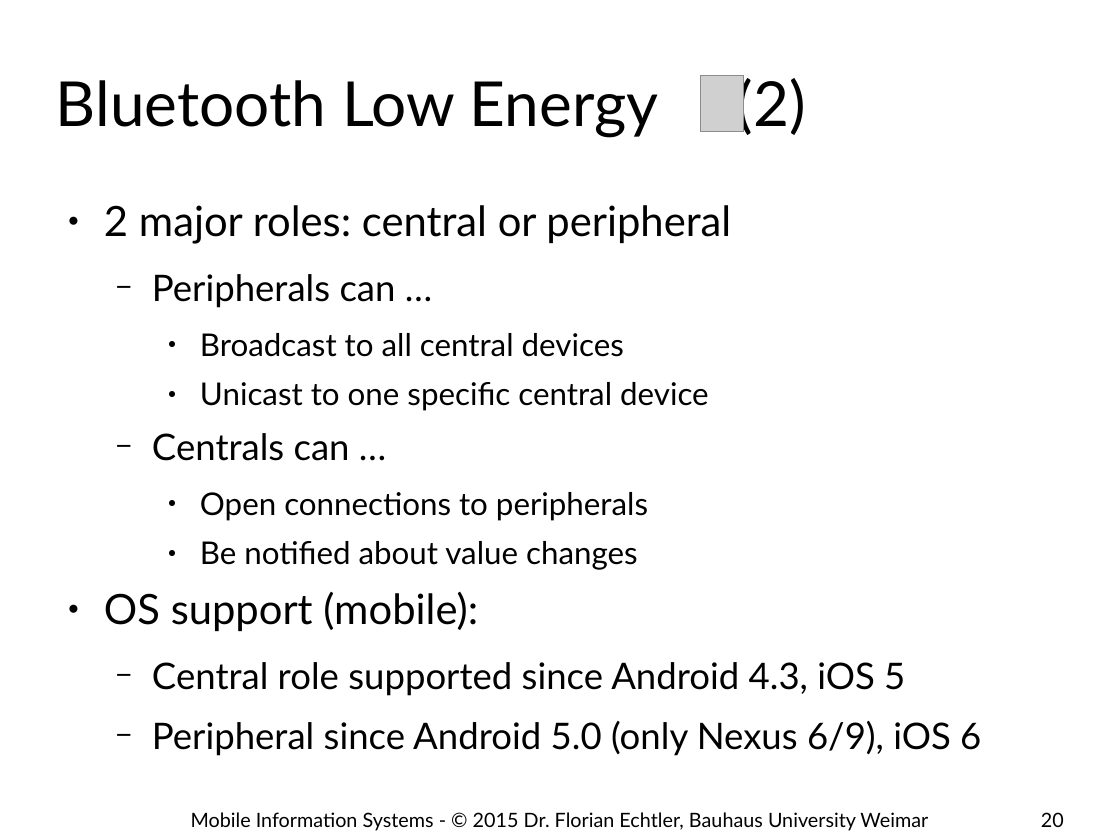
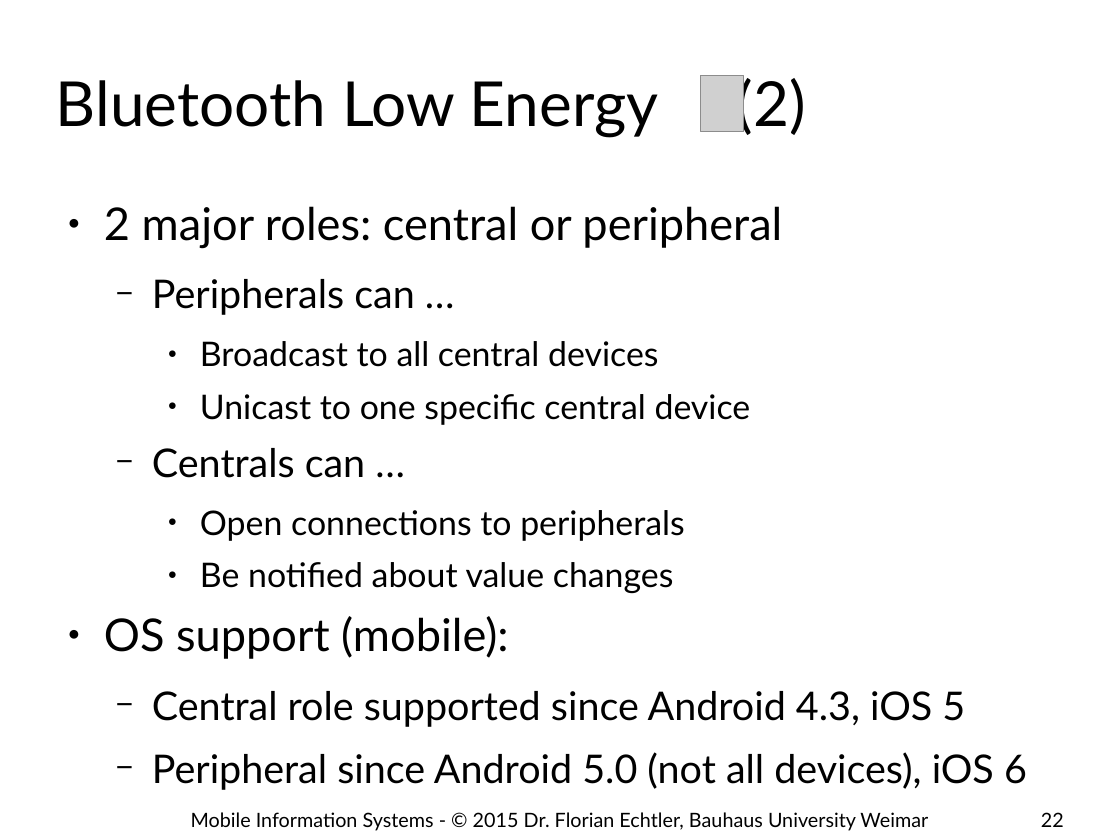
Before and after one commit to floe/mobile-information-systems, a slide deck: slide 22 of 08-ubicomp-iot.odp (slide 20 before the commit). Drawn at 1120x840 pixels with LibreOffice and Linux fonts; fonts in the diff are those of the drawing; grey boxes stand for pictures; background and template pictures are left out. Boxes give left, top, right and bottom in pixels: in the first picture for what was removed or moved away, otherwise in the second. Text is boxed around its words. In the diff, an @@ line names an element or a change of style, - is before the commit and + after.

```diff
--- a/08-ubicomp-iot.odp
+++ b/08-ubicomp-iot.odp
@@ text at (104, 206, 965, 727): size 29.6 to 32 pt in "2 major roles: central or peripheral", "OS support (mobile):"; size 25.9 to 28 pt in "Peripherals can …", "Centrals can …", "Central role supported since Android 4.3, iOS ..."; size 22.2 to 24 pt in "Broadcast to all central devices", "Unicast to one specific central device", "Open connections to peripherals", "Be notified about value changes" @@
@@ text at (152, 752, 1027, 790): text changed; size 25.9 to 28 pt @@
-  − Peripheral since Android 5.0 (only Nexus 6/9), iOS 6
+  − Peripheral since Android 5.0 (not all devices), iOS 6
@@ page number at (1041, 812, 1064, 827): text changed @@
-20
+22
```
Also in this commit, not shown: 3 other slides changed, 3 slides added.
